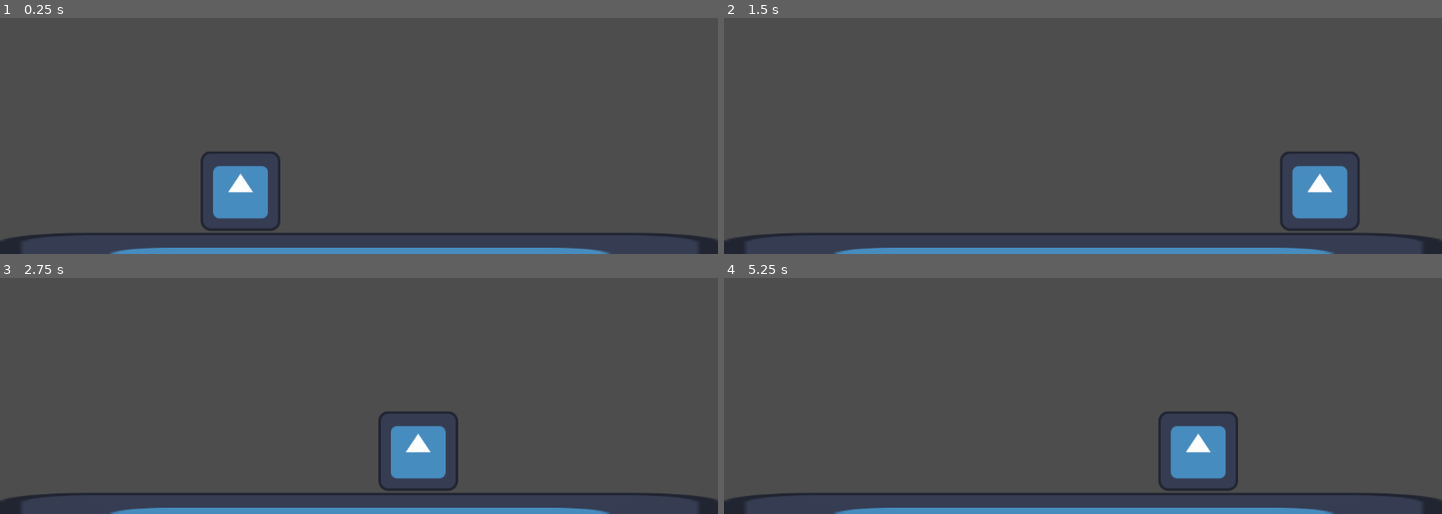
Above: before the commit, frames 1-4 (two rows, left to right).
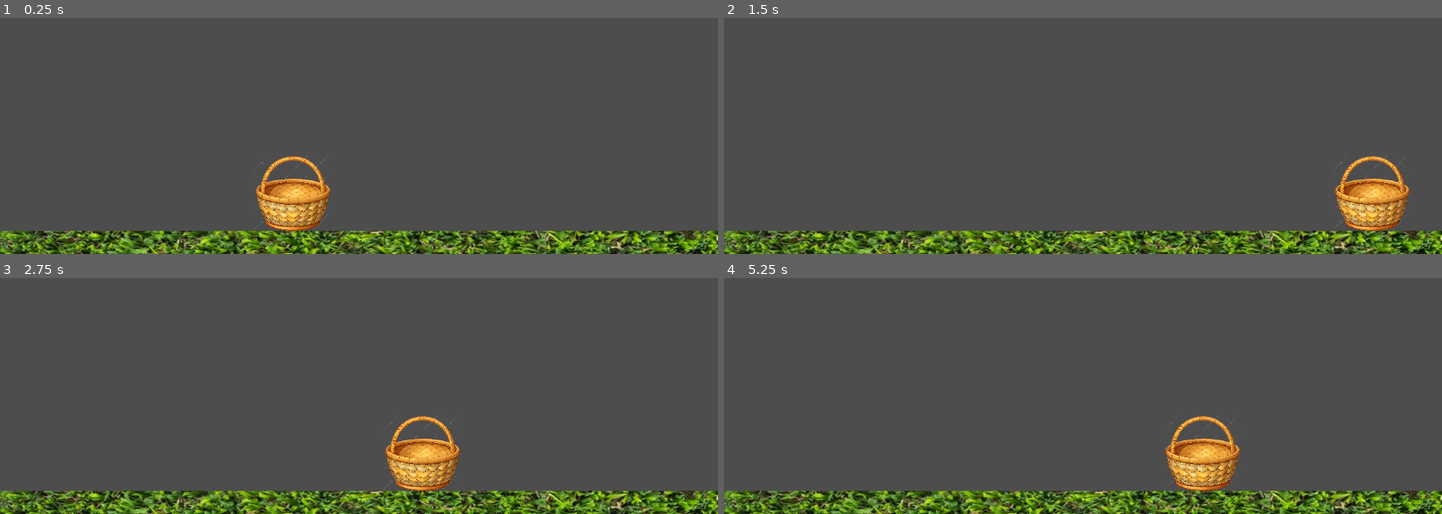
Above: after the commit, the same moments.

Repository: BenMyhillJones/CS12-2025-GithubGodot
Game: Godot game, scene res://appleDropper.tscn
Same seed, same stepped clock (60 frames per second), same inputs: the game is played once before the commit and once after it. The engine's default icon, where the game draws it, is replaced by a stand-in: a white triangle on a blue panel in a dark square.
Inputs:
- Up to frame 1 (0.25 s): no input
- Up to frame 2 (1.5 s): tap Enter at 0.5 s; hold D (MoveRight) from 0.53 s (still down); tap W (Jump) at 0.77 s
- Up to frame 3 (2.75 s): tap W (Jump) at 1.52 s; tap Space at 2 s; release D (MoveRight) at 2.03 s; hold A (MoveLeft) from 2.03 s (still down)
- Up to frame 4 (5.25 s): release A (MoveLeft) at 2.78 s; hold D (MoveRight) 2.78-4.28 s; tap W (Jump) at 3.02, 3.77, 4.52 s; tap Enter at 4.25 s; hold A (MoveLeft) 4.28-5.03 s; hold D (MoveRight) from 5.03 s (still down)

The runs differ from the first frame. In frame 1, 14% of the frame differs, in the area x 0-100%, y 56-100%; in frame 2, 14%; in frame 3, 13%; in frame 4, 13%.

Commit message:
Added basket

Diff:
--- a/appleDropper.tscn
+++ b/appleDropper.tscn
@@ -1,7 +1,8 @@
-[gd_scene load_steps=7 format=3 uid="uid://cm8n3itvmnttf"]
+[gd_scene load_steps=8 format=3 uid="uid://cm8n3itvmnttf"]
 
-[ext_resource type="Texture2D" uid="uid://cm1tdooxe3xks" path="res://icon.svg" id="1_tna1i"]
+[ext_resource type="Texture2D" uid="uid://0v4dbffiqo4k" path="res://Graphics/wonder-ag.jpg" id="1_ypfbe"]
 [ext_resource type="Script" uid="uid://ixs56sk3ykak" path="res://player.gd" id="2_3lm67"]
+[ext_resource type="Texture2D" uid="uid://g468054ftmqd" path="res://Graphics/pngtree-wicker-basketball-clipart-illustration-isolated-on-black-background-png-image_16882503.png" id="3_ypfbe"]
 
 [sub_resource type="PhysicsMaterial" id="PhysicsMaterial_3lm67"]
 
@@ -11,22 +12,23 @@
 [sub_resource type="RectangleShape2D" id="RectangleShape2D_tna1i"]
 size = Vector2(127.83693, 135.5)
 
-[sub_resource type="RectangleShape2D" id="RectangleShape2D_ypfbe"]
-size = Vector2(126, 127)
+[sub_resource type="CapsuleShape2D" id="CapsuleShape2D_e7f0w"]
+radius = 55.0
+height = 118.0
 
 [node name="Node2D" type="Node2D"]
 
 [node name="StaticBody2D" type="StaticBody2D" parent="."]
 physics_material_override = SubResource("PhysicsMaterial_3lm67")
 
+[node name="Floor" type="Sprite2D" parent="StaticBody2D"]
+position = Vector2(571, 1111)
+scale = Vector2(1.167, 1)
+texture = ExtResource("1_ypfbe")
+
 [node name="Wall2" type="CollisionShape2D" parent="StaticBody2D"]
 position = Vector2(1164, 322)
 shape = SubResource("RectangleShape2D_3lm67")
-
-[node name="Floor" type="Sprite2D" parent="StaticBody2D"]
-position = Vector2(577.5, 678)
-scale = Vector2(9.0546875, 1)
-texture = ExtResource("1_tna1i")
 
 [node name="CollisionShape2D" type="CollisionShape2D" parent="StaticBody2D"]
 position = Vector2(579, 678)
@@ -38,12 +40,14 @@
 shape = SubResource("RectangleShape2D_3lm67")
 
 [node name="Player" type="CharacterBody2D" parent="."]
+position = Vector2(85, 224)
 script = ExtResource("2_3lm67")
 
-[node name="Sprite2D" type="Sprite2D" parent="Player"]
-position = Vector2(386, 325)
-texture = ExtResource("1_tna1i")
+[node name="PngtreeWickerBasketballClipartIllustrationIsolatedOnBlackBackgroundPngImage16882503" type="Sprite2D" parent="Player"]
+position = Vector2(384.99997, 325)
+scale = Vector2(0.0528, 0.0528)
+texture = ExtResource("3_ypfbe")
 
 [node name="CollisionShape2D" type="CollisionShape2D" parent="Player"]
 position = Vector2(386, 325)
-shape = SubResource("RectangleShape2D_ypfbe")
+shape = SubResource("CapsuleShape2D_e7f0w")
Binary file added: Graphics/pngtree-wicker-basketball-clipart-illustration-isolated-on-black-background-png-image_16882503.png
Not shown, added: Graphics/pngtree-wicker-basketball-clipart-illustration-isolated-on-black-background-png-image_16882503.png.import
Binary file added: Graphics/wonder-ag.jpg
Not shown, added: Graphics/wonder-ag.jpg.import
